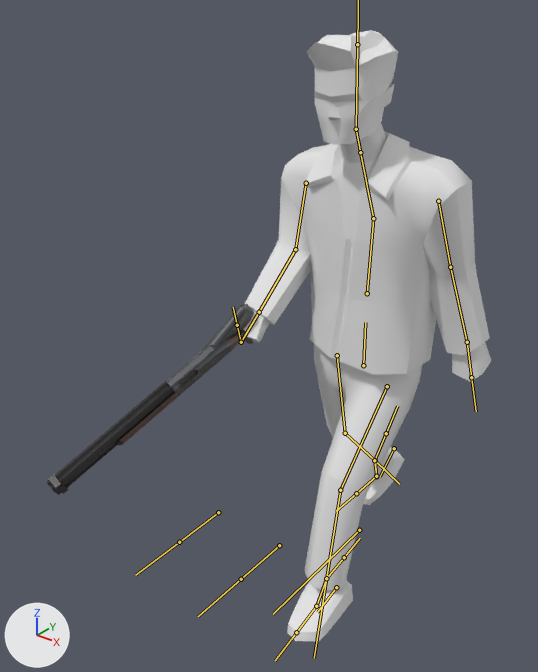
A saved change to the FBX model Assets/BZ_ENV/Models/bz_characters/player/bz_hero_01.fbx.
One viewpoint serves both versions: a camera (50 mm lens) standing at (1.17, -1.91, 1.97) and looking at (-0.14, -0.28, 0.96). Arrows for +X, +Y and +Z are at lower left; the lights stay in place. Both versions are drawn at frame 5 of the action 'L_Char01|GG_Walk_01'; the numbers are the values there. The bones that bend it are drawn over the model as lines.

Objects in the first picture: 'bz_hero_01', 'bz_wp_handgun_01', 'bz_wp_shotgun_01'.
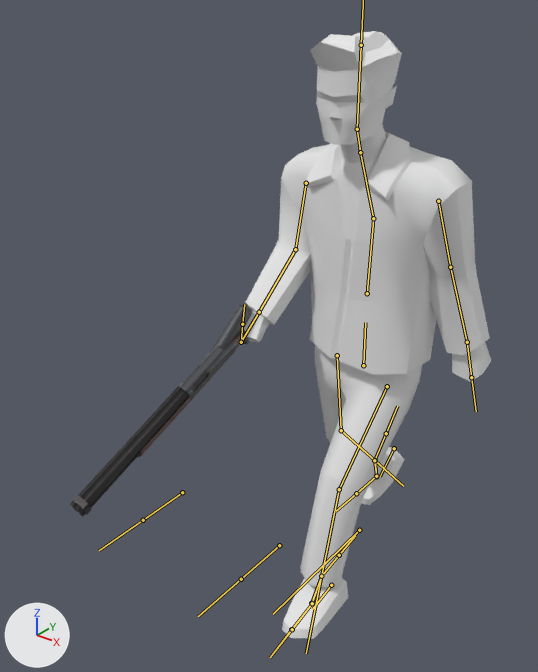
What differs and where, as boxes (x1, y1, x2, y2) in the pictures (538 x 672 px):
```json
{"object": "bz_hero_01", "change": "posed", "before": [243, 30, 491, 642], "after": [243, 31, 491, 639]}
{"object": "bz_wp_shotgun_01", "change": "posed", "before": [47, 330, 253, 495], "after": [70, 330, 249, 516], "on screen": "13% narrower, 13% taller"}
{"object": "bz_wp_handgun_01", "change": "posed", "before": [202, 304, 254, 351], "after": [209, 303, 252, 353], "on screen": "17% narrower, 6% taller"}
{"bone": "Neck", "before": "(360, 152) to (356, 129)", "after": "(360, 152) to (357, 129)"}
{"bone": "weapon.r", "before": "(241, 342) to (237, 325)", "after": "(241, 342) to (242, 324)"}
{"bone": "Upper_Leg.L", "before": "(387, 386) to (340, 490)", "after": "(387, 386) to (339, 489)"}
{"bone": "Upper_Leg.R", "before": "(337, 355) to (345, 433)", "after": "(337, 355) to (341, 430)"}
{"bone": "Leg_Control.L", "before": "(336, 587) to (317, 612)", "after": "(331, 585) to (312, 609)"}
```

Edits to the scene script, one JSON object a line:
```json
{"block": "bone_neck", "where": "bone_neck = bpy.data.objects['L_Char01'].pose.bones['Neck']  # child of 'Upper_Chest'"}
{"op": "set", "path": "bone_neck.rotation_quaternion", "old": "(1.0, 0.0, 0.0, 0.0)", "new": "(1.0, 0.0, -0.007, 0.019)", "note": "degrees (0, 0, 0) -> degrees (0, -1, 2)"}
{"block": "bone_weapon_r", "where": "bone_weapon_r = bpy.data.objects['L_Char01'].pose.bones['weapon.r']  # child of 'Hand.R'"}
{"op": "set", "path": "bone_weapon_r.rotation_quaternion", "old": "(0.992, -0.078, -0.097, -0.023)", "new": "(1.0, 0.0, 0.0, 0.0)", "note": "degrees (-9, -11, -2) -> degrees (0, 0, 0)"}
{"block": "bone_upper_leg_l", "where": "bone_upper_leg_l = bpy.data.objects['L_Char01'].pose.bones['Upper_Leg.L']  # child of 'Stomach'"}
{"op": "set", "path": "bone_upper_leg_l.rotation_quaternion", "old": "(0.926, -0.36, -0.094, -0.063)", "new": "(0.925, -0.36, -0.11, -0.047)", "note": "degrees (-42, -13, -3) -> degrees (-42, -14, 0)"}
{"block": "bone_upper_leg_r", "where": "bone_upper_leg_r = bpy.data.objects['L_Char01'].pose.bones['Upper_Leg.R']  # child of 'Stomach'"}
{"op": "set", "path": "bone_upper_leg_r.rotation_quaternion", "old": "(0.989, 0.103, -0.102, -0.031)", "new": "(0.995, 0.102, 0.002, 0.008)", "note": "degrees (12, -11, -5) -> degrees (12, 0, 1)"}
{"block": "bone_leg_control_l", "where": "bone_leg_control_l = bpy.data.objects['L_Char01'].pose.bones['Leg_Control.L']  # child of 'Bone'"}
{"op": "set", "path": "bone_leg_control_l.location", "old": "(0.06, 1.1, 0.0)", "new": "(0.12, 1.1, 0.0)"}
```
